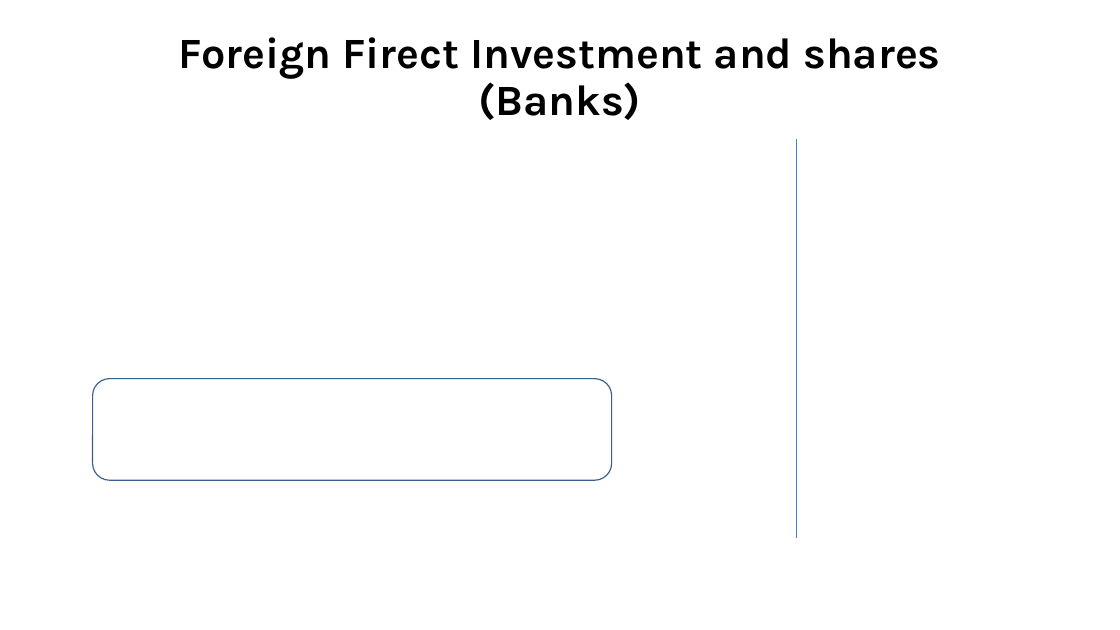
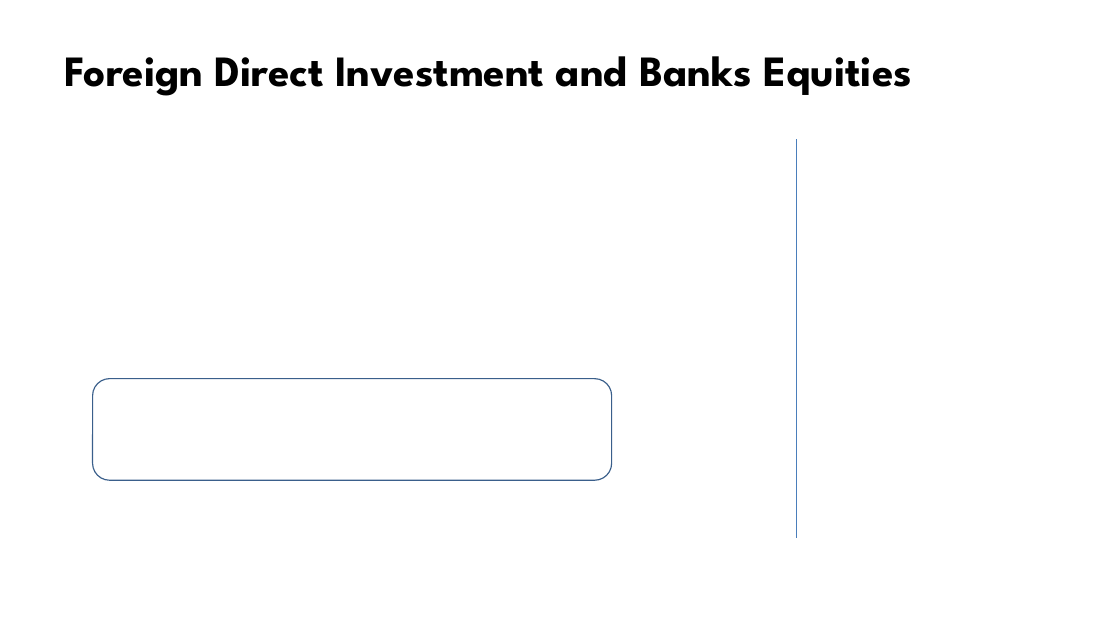
Before and after one commit to jhanandrade/AFD-Project, a slide deck: slide 11 of Documentos/Presentación 24 de Noviembre de 2020.pptx. Drawn at 1120x630 pixels with LibreOffice and Linux fonts; fonts in the diff are those of the drawing; grey boxes stand for pictures; background and template pictures are left out. Boxes give left, top, right and bottom in pixels: in the first picture for what was removed or moved away, otherwise in the second. Text is boxed around its words. In the diff, an @@ line names an element or a change of style, - is before the commit and + after.

Commit message:
Presentación

```diff
--- a/Documentos/Presentación 24 de Noviembre de 2020.pptx
+++ b/Documentos/Presentación 24 de Noviembre de 2020.pptx
@@ title at (64,56,912,96): text changed; font Karla to League Spartan @@
-Foreign Firect Investment and shares
-(Banks)
+Foreign Direct Investment and Banks Equities
```
Also in this commit, not shown: 1 other slide changed, 1 slide added, 1 slide removed.
